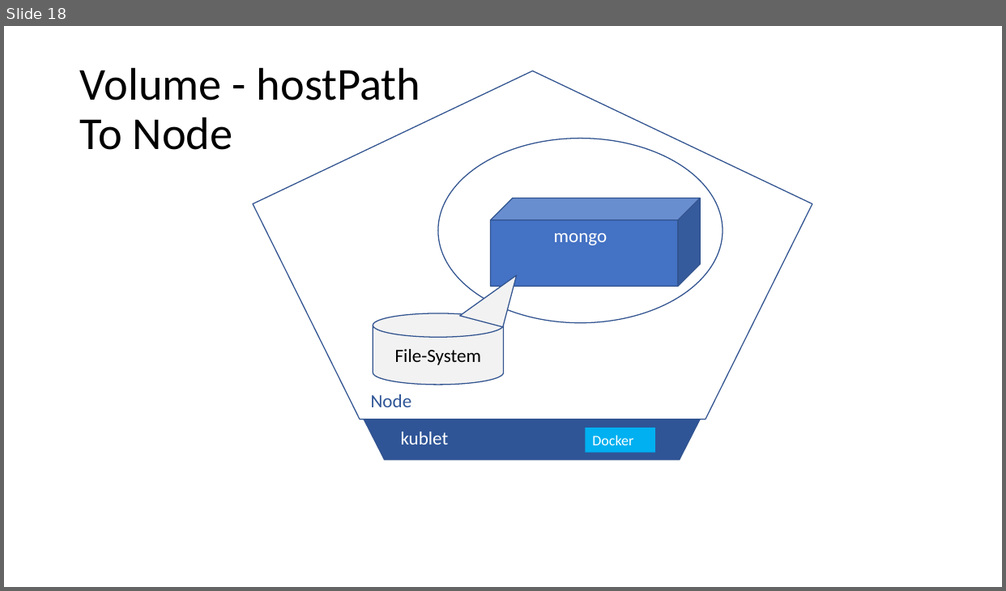
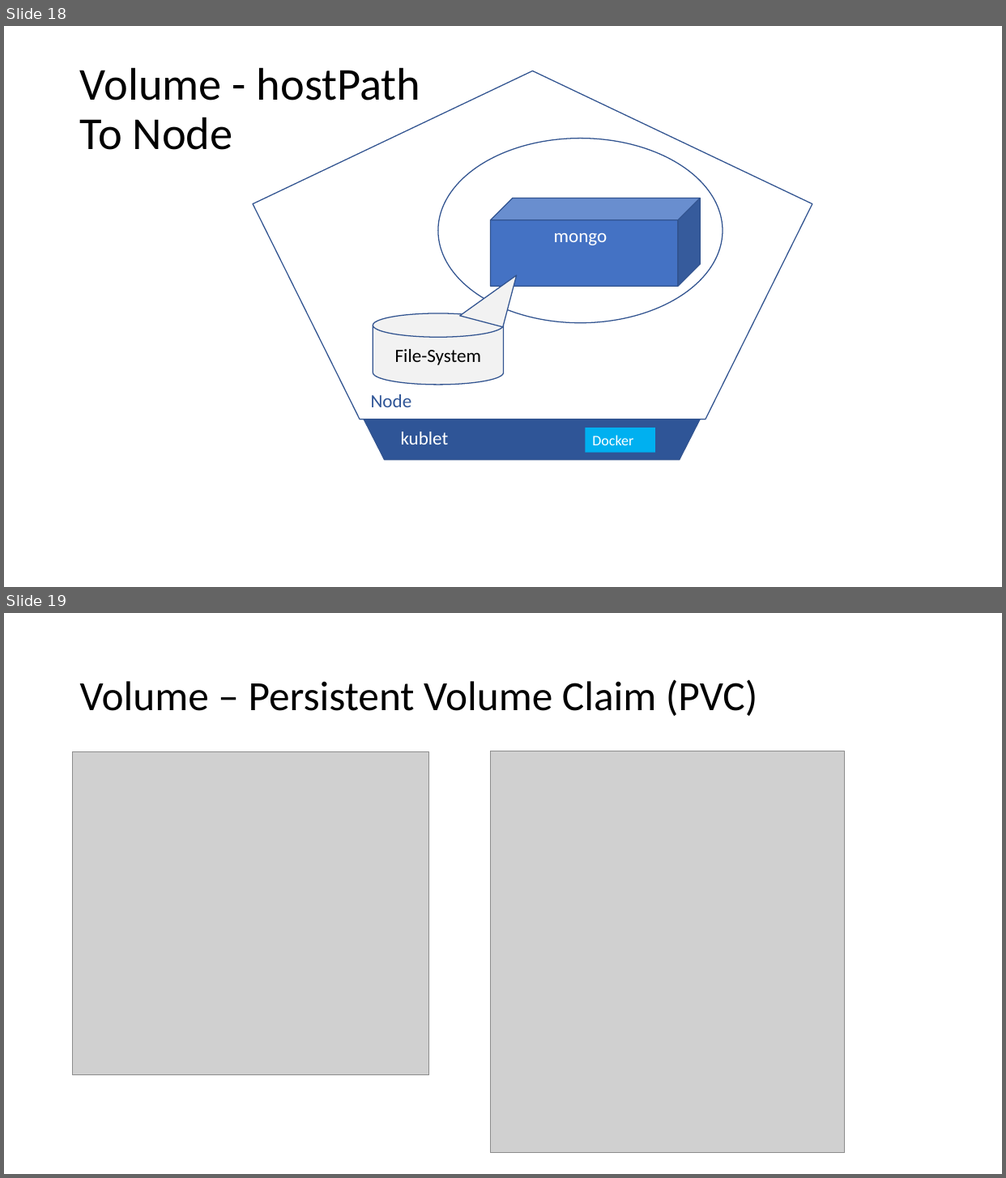
Before and after one commit to eylonmalin/k8s-training, a slide deck: day-4/Using Kubernetes Day 4.pptx. Shown one above the other, each under a label of ours: slide 18 before the commit, slides 18 and 19 after it. The pictures are 1006x591 and 1006x1178 pixels, drawn with LibreOffice and Linux fonts; fonts in the diff are those of the drawing; grey boxes stand for pictures. Boxes give left, top, right and bottom in pixels: in the first picture for what was removed or moved away, otherwise in the second. Text is boxed around its words. In the diff, an @@ line names an element or a change of style, - is before the commit and + after.

```diff
--- a/day-4/Using Kubernetes Day 4.pptx
+++ b/day-4/Using Kubernetes Day 4.pptx
@@ slide 19 added at bbox=[4, 613, 1002, 1174], background #FFFFFF @@
@@ text added at bbox=[80, 679, 757, 716], 40 pt, text #000000 @@
+Volume – Persistent Volume Claim (PVC)
@@ picture added at bbox=[73, 752, 429, 1076] @@
@@ picture added at bbox=[491, 752, 845, 1153] @@
```
Also in this commit, not shown: 3 other files.
